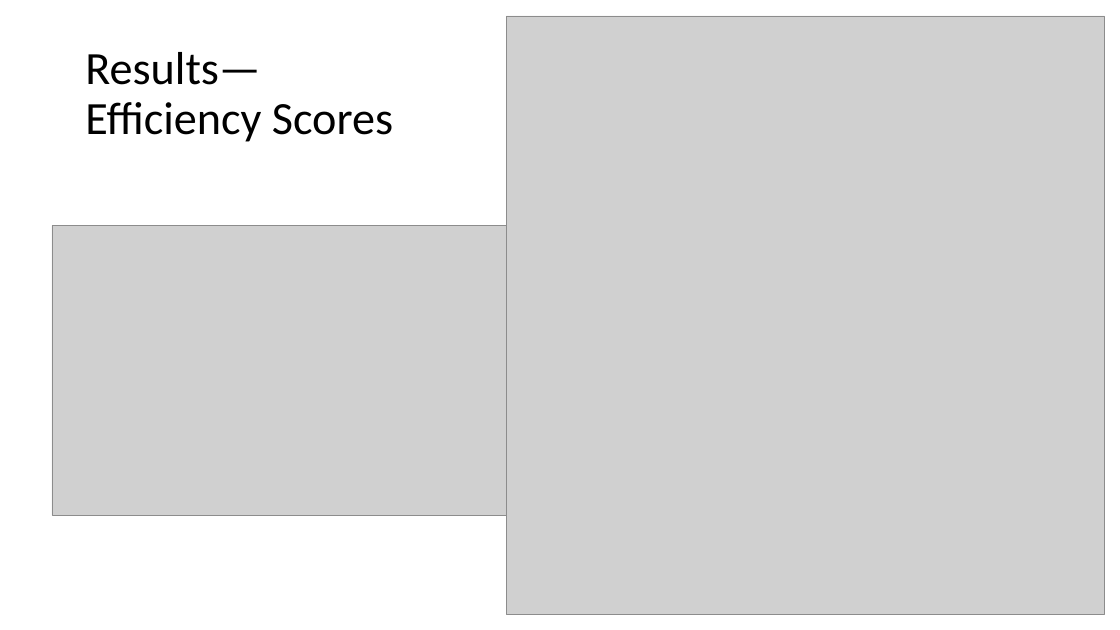
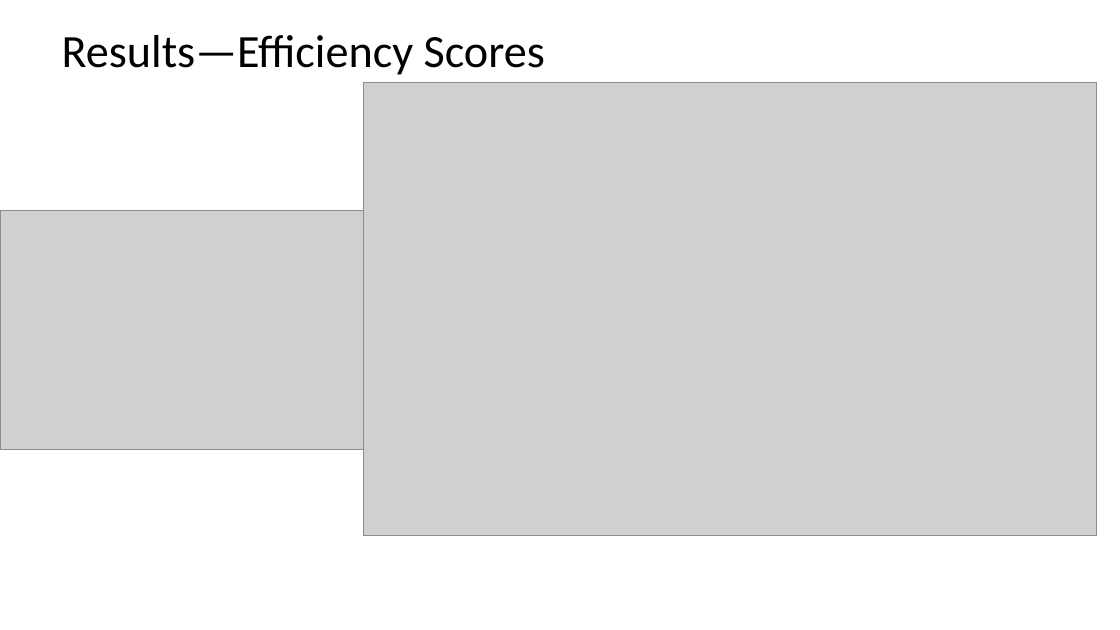
Before and after one commit to AndeyNunes/educationDEA, a slide deck: slide 10 of Project Presentation.pptx. Drawn at 1120x630 pixels with LibreOffice and Linux fonts; fonts in the diff are those of the drawing; grey boxes stand for pictures. Boxes give left, top, right and bottom in pixels: in the first picture for what was removed or moved away, otherwise in the second. Text is boxed around its words. In the diff, an @@ line names an element or a change of style, - is before the commit and + after.

```diff
--- a/Project Presentation.pptx
+++ b/Project Presentation.pptx
@@ title "Results—Efficiency Scores" rewrapped from bbox=[85, 52, 393, 142] to bbox=[62, 35, 545, 75] @@
@@ picture: place and size @@
-picture at bbox=[507, 16, 1105, 614]
+picture at bbox=[364, 83, 1097, 536]
@@ picture: place and size @@
-picture at bbox=[52, 225, 531, 515]
+picture at bbox=[0, 211, 395, 450]
```
Also in this commit, not shown: 4 other slides changed.
